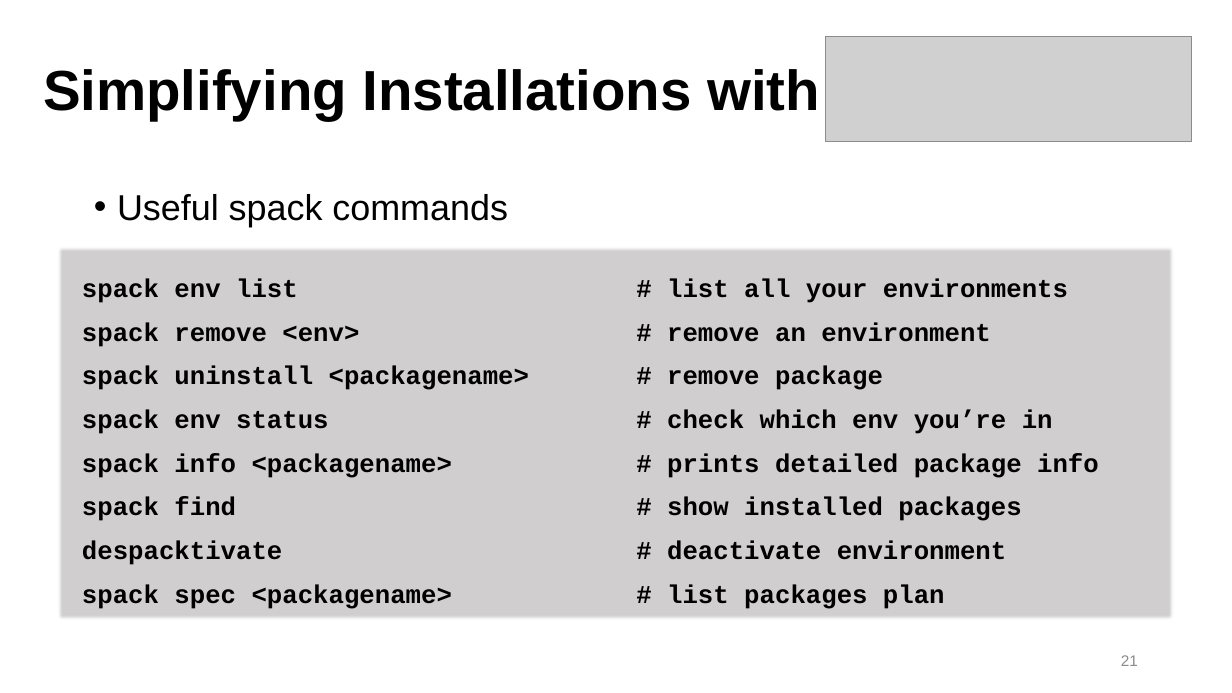
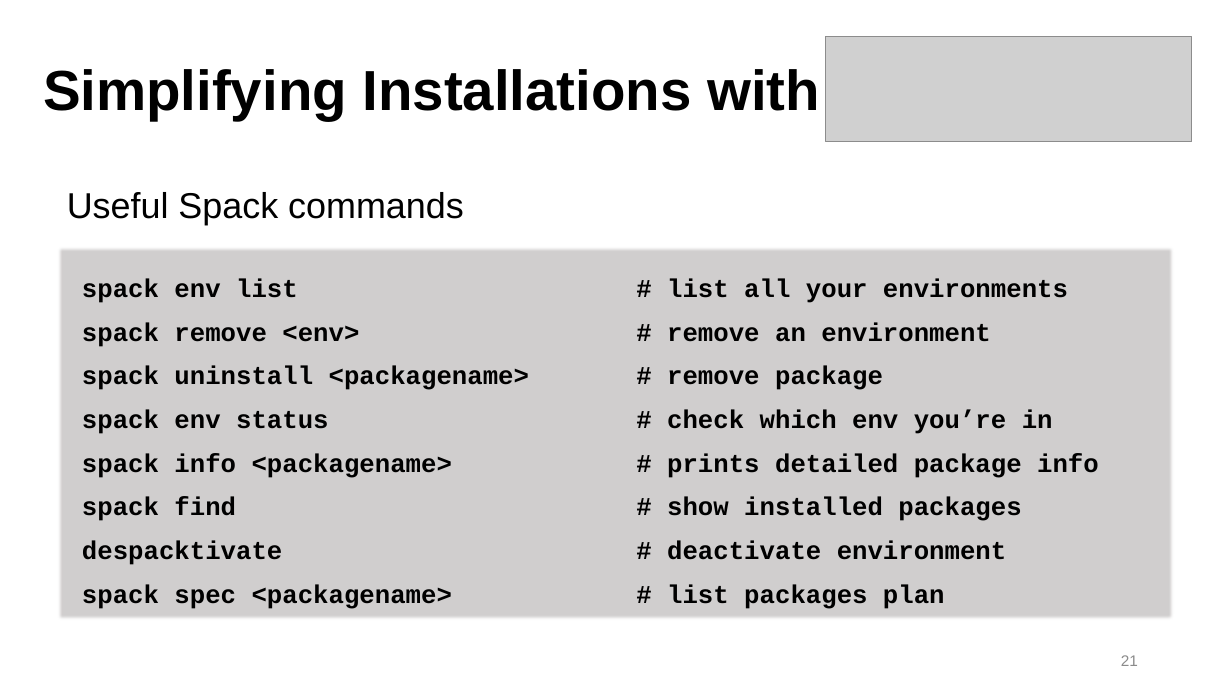
Before and after one commit to b-reyes/hpc_fundamentals_micro_credential, a slide deck: slide 21 of installing_software/installing_software.pptx. Drawn at 1232x693 pixels with LibreOffice and Linux fonts; fonts in the diff are those of the drawing; grey boxes stand for pictures; background and template pictures are left out. Boxes give left, top, right and bottom in pixels: in the first picture for what was removed or moved away, otherwise in the second. Text is boxed around its words. In the diff, an @@ line names an element or a change of style, - is before the commit and + after.

Commit message:
move description of a virtual environment to the beginning of the mamba section, go through Spack and Apptainer slides and clean up things (make them reflect the current state of the system), update EXERCUSES.md

```diff
--- a/installing_software/installing_software.pptx
+++ b/installing_software/installing_software.pptx
@@ text at <box>67,192,464,225</box>: text changed @@
-• Useful spack commands
+Useful Spack commands
```
Also in this commit, not shown: 10 other slides changed, 2 other files.
